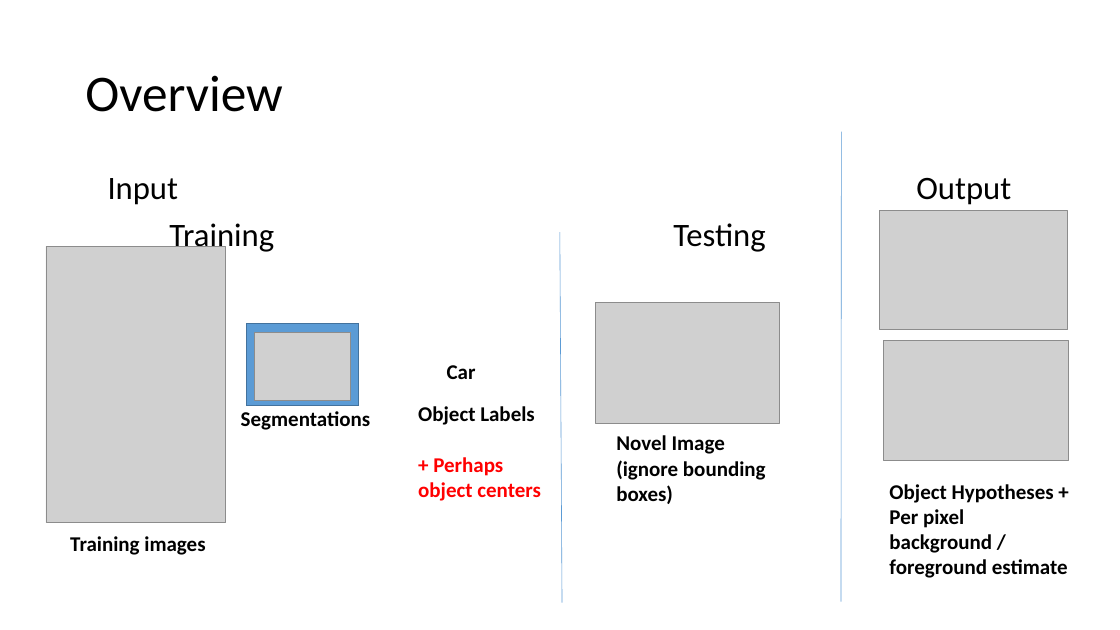
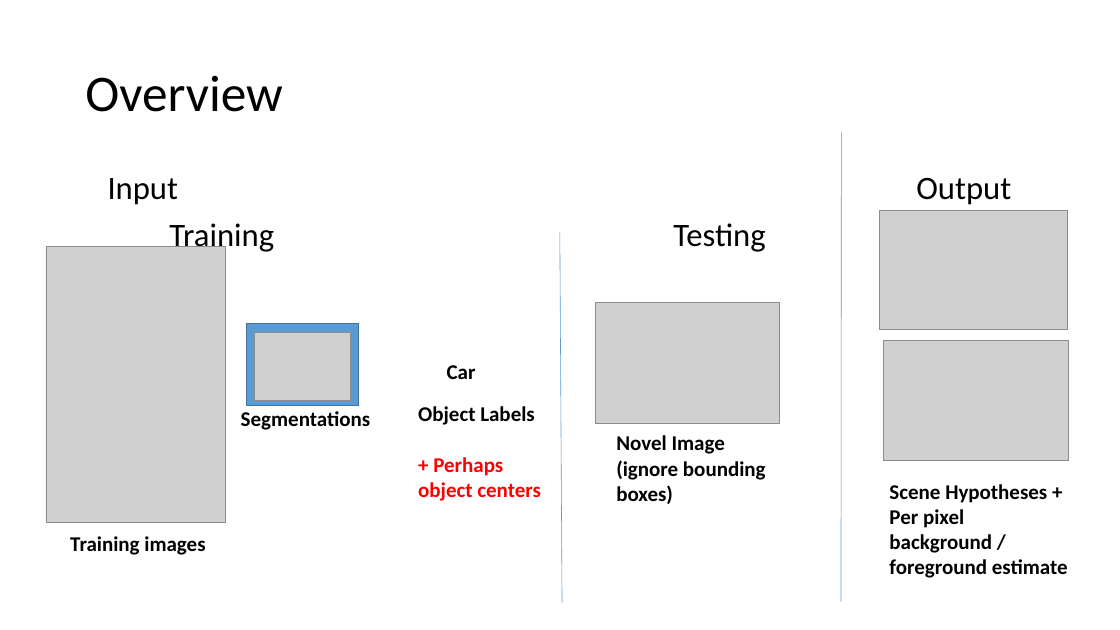
Before and after one commit to indivisibleatom/lectureNotes, a slide deck: slide 4 of sources/Leibe_Categorize_Segment.pptx. Drawn at 1120x630 pixels with LibreOffice and Linux fonts; fonts in the diff are those of the drawing; grey boxes stand for pictures. Boxes give left, top, right and bottom in pixels: in the first picture for what was removed or moved away, otherwise in the second. Text is boxed around its words. In the diff, an @@ line names an element or a change of style, - is before the commit and + after.

Commit message:
Final presentation

```diff
--- a/sources/Leibe_Categorize_Segment.pptx
+++ b/sources/Leibe_Categorize_Segment.pptx
@@ text at (889,484,1047,503): text changed @@
-Object Hypotheses +
+Scene Hypotheses +
```
Also in this commit, not shown: 1 other file.
